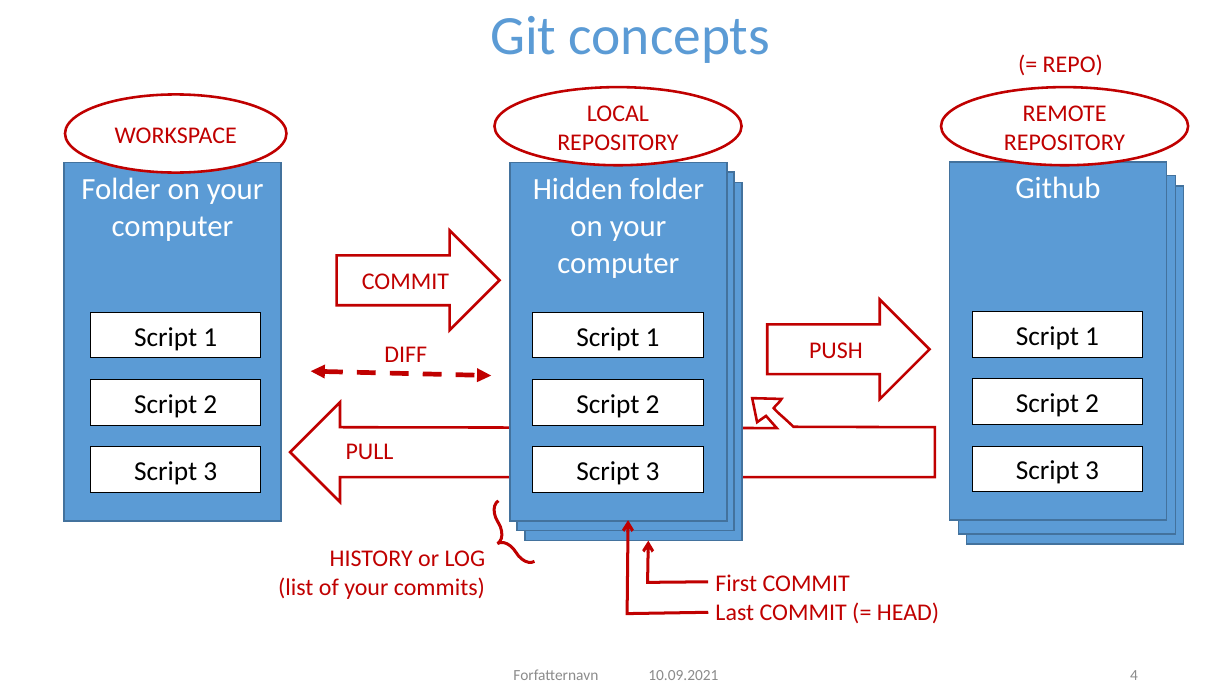
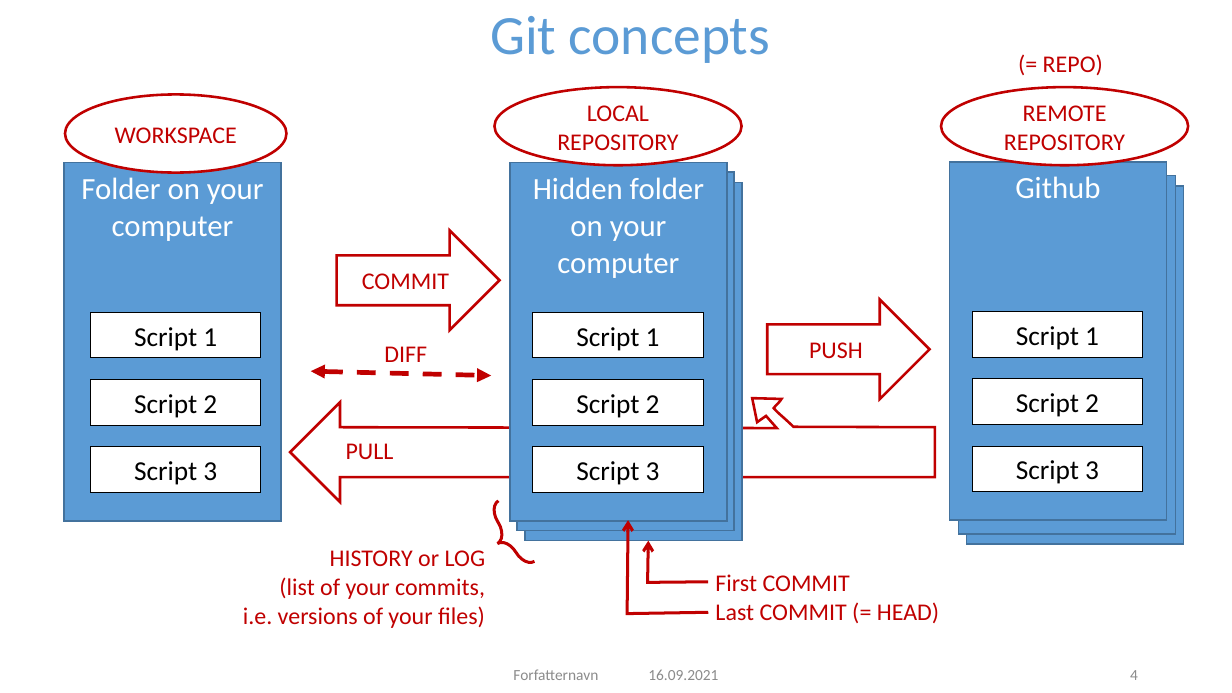
Before and after one commit to NIVANorge/R-Resources, a slide deck: slide 4 of Git concepts.pptx. Drawn at 1232x693 pixels with LibreOffice and Linux fonts; fonts in the diff are those of the drawing; background and template pictures are left out. Boxes give left, top, right and bottom in pixels: in the first picture for what was removed or moved away, otherwise in the second. Text is boxed around its words. In the diff, an @@ line names an element or a change of style, - is before the commit and + after.

Commit message:
Added pages to Github concepts powerpoint

```diff
--- a/Git concepts.pptx
+++ b/Git concepts.pptx
@@ text at <box>243,550,486,628</box>: text changed @@
-HISTORY or LOG
-(list of your commits)
+HISTORY or LOG
+(list of your commits,
+i.e. versions of your files)
@@ text at <box>648,669,718,680</box>: text changed @@
-10.09.2021
+16.09.2021
```
Also in this commit, not shown: 16 other slides changed, 6 slides added.
